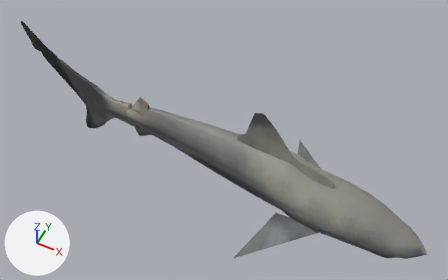
The glTF model public/aqua/models/fish/juv_blacktip_reef_shark.glb as it was, and as the next commit left it.
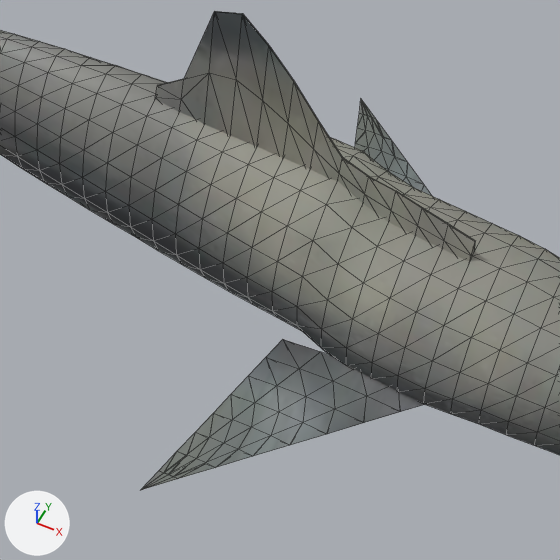
Old and new are each drawn whole from a camera (50 mm lens) standing at (3955.174, -1.635, 297.08) and looking at (3954.35, 0.012, 295.021) and again close up on the part from 42% to 80% of the width and 39% to 100% of the height. Arrows for +X, +Y and +Z are at lower left; the lights stay in place. The older version's two pictures come first. The close-ups show mesh edges as thin lines. Vertices at exactly the same position are counted once.

The scene before the commit, as lines of its bpy script (objects in view):
```python
me_juv_blacktip_reef_shark = bpy.data.meshes.new('juv_blacktip_reef_shark')
me_juv_blacktip_reef_shark.from_pydata(...)  # 966 vertices, 1834 faces; spans x 3953.32..3955.32, y -0.38..0.38, z 294.71..295.33
me_juv_blacktip_reef_shark.materials.append(mat_painted_pbr_atlas)  # picture img_juv_blacktip_reef_shark_basecolor
ob_juv_blacktip_reef_shark = bpy.data.objects.new('juv_blacktip_reef_shark', me_juv_blacktip_reef_shark)
ob_juv_blacktip_reef_shark.location = (0.0, 0.0, 0.0)
```
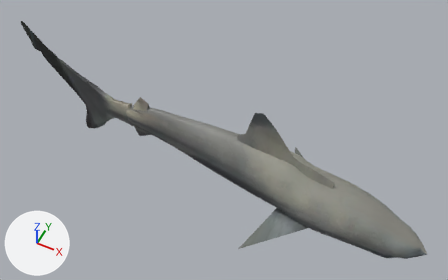
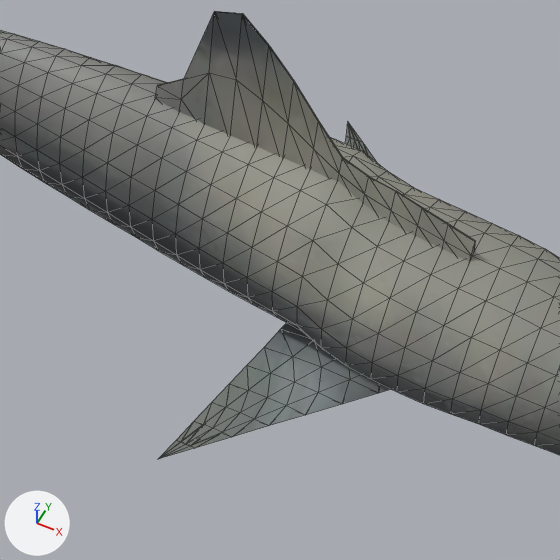
Where the change shows, as pixel boxes (x1, y1, x2, y2) in the close-ups (560 x 560 px; the box of a moved part takes in the faces that stretch with it):
'juv_blacktip_reef_shark', reshaped: before (0, 11, 560, 490); after (0, 11, 560, 459)
part 1 of me_juv_blacktip_reef_shark, moved or reshaped: before (355, 99, 432, 196); after (345, 122, 377, 162)
part 2 of me_juv_blacktip_reef_shark, moved or reshaped: before (141, 339, 425, 490); after (159, 323, 390, 459)

Patch to the scene script:
```diff
--- a/public/aqua/models/fish/juv_blacktip_reef_shark.glb.py
+++ b/public/aqua/models/fish/juv_blacktip_reef_shark.glb.py
@@ me_juv_blacktip_reef_shark @@
 # used by ob_juv_blacktip_reef_shark; location = (0.0, 0.0, 0.0)
-me_juv_blacktip_reef_shark.from_pydata(...)  # 966 vertices, 1834 faces; spans x 3953.32..3955.32, y -0.38..0.38, z 294.71..295.33
+me_juv_blacktip_reef_shark.from_pydata(...)  # 966 vertices, 1834 faces; spans x 3953.32..3955.32, y -0.33..0.33, z 294.71..295.33
+# me_juv_blacktip_reef_shark part 1: the loose piece of 65 vertices spanning x 3954.59..3954.89, y 0.11..0.38, z 294.77..294.83 is moved by (0.0, -0.05, 0.0)
+# me_juv_blacktip_reef_shark part 2: the loose piece of 65 vertices spanning x 3954.59..3954.89, y -0.38..-0.11, z 294.77..294.83 is moved by (0.0, 0.05, 0.0)
 me_juv_blacktip_reef_shark.materials.append(mat_painted_pbr_atlas)
```
